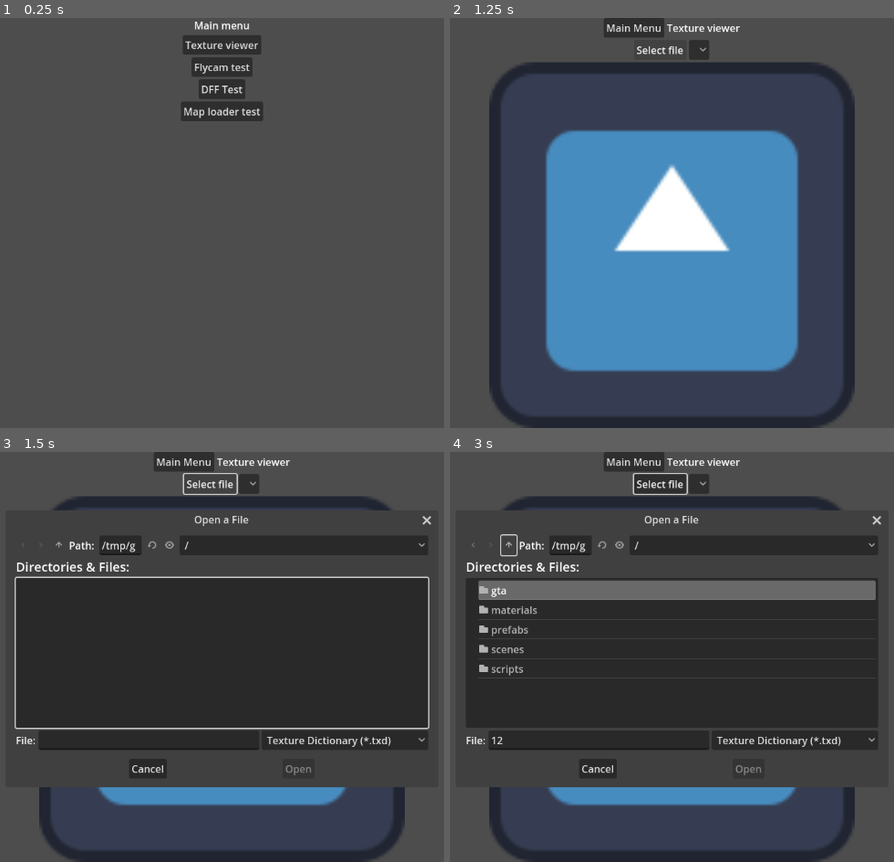
Above: before the commit, frames 1-4 (two rows, left to right).
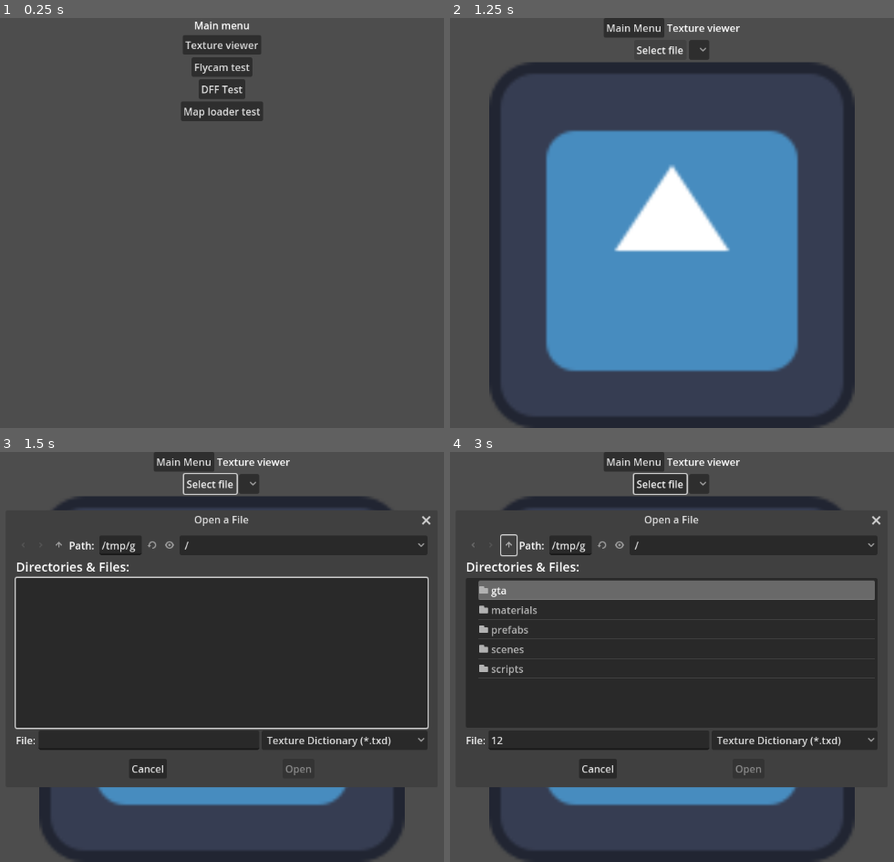
Above: after the commit, the same moments.

Repository: FOSS-Supremacy/OpenLiberty
Game: Godot game, scene res://startup.tscn
The game is run twice, just before and just after one commit, with the same random seed, the same clock (stepped at 60 frames per second) and the same inputs. The engine's default icon, where the game draws it, is replaced by a stand-in: a white triangle on a blue panel in a dark square.
Inputs (mouse positions are in pixels of both pictures, inside the frame that each line leads up to):
- Up to frame 1 (0.25 s): no input
- Up to frame 2 (1.25 s): click "Texture viewer" at 0.5 s
- Up to frame 3 (1.5 s): click "Select file" at 1.25 s
- Up to frame 4 (3 s): click (600, 739) at 2.02 s; type "12" at 2.1 s; click (507, 546) at 2.75 s

Frames 1-2 are identical in both runs. In frame 3, 0.2% of the frame differs, in the area x 94-98%, y 15-71%; in frame 4, less than 0.1%.
Error in both runs: Assertion failed: 7 (res://scripts/map_builder.gd:15)

Commit message:
Optimize StreamedMesh distance calculation

Diff:
--- a/scripts/classes/streamed_mesh.gd
+++ b/scripts/classes/streamed_mesh.gd
@@ -19,7 +19,7 @@
 
 func _process(delta: float) -> void:
 	if _thread.is_started() == false:
-		var dist := get_viewport().get_camera_3d().global_transform.origin.distance_to(global_transform.origin)
+		var dist := get_viewport().get_camera_3d().global_position.distance_to(global_position)
 		if dist < visibility_range_end and mesh == null:
 			_thread.start(_load_mesh)
 			while _thread.is_alive():
